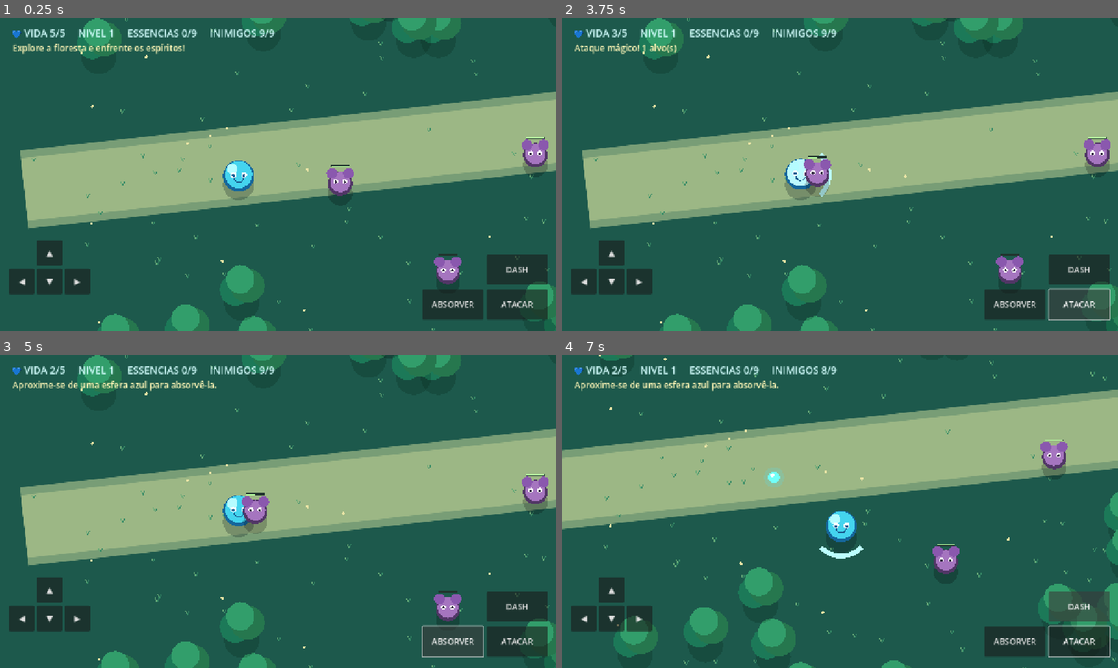
Above: before the commit, frames 1-4 (two rows, left to right).
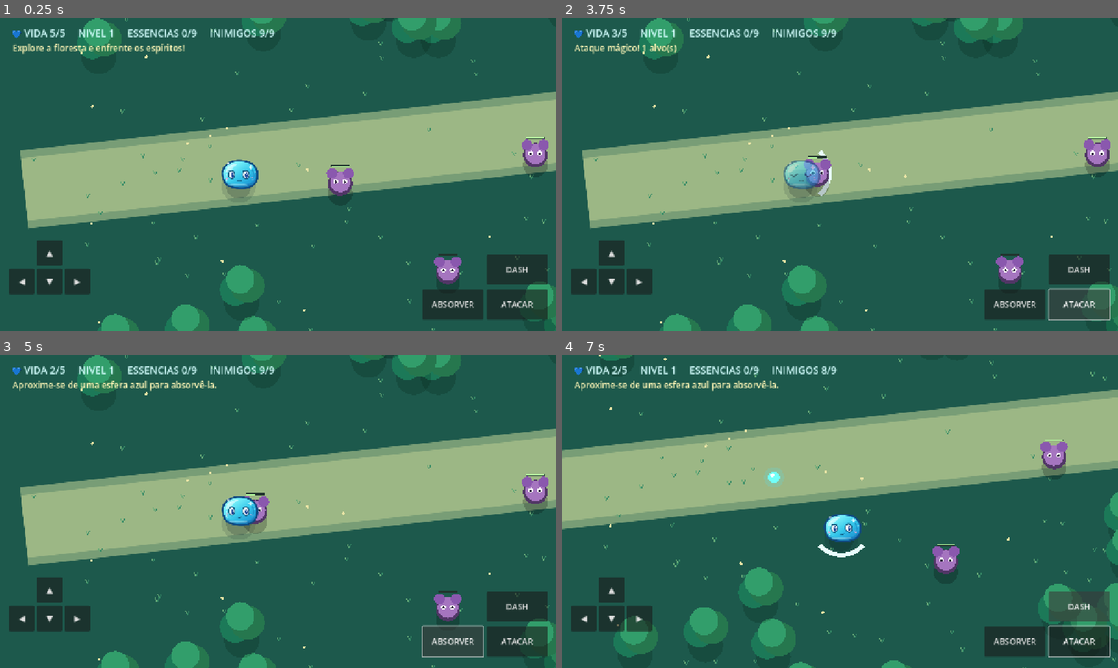
Above: after the commit, the same moments.

Repository: educacaomggovbr00-web/rimuru-slime-rpg
Game: Godot game, scene res://scenes/main.tscn
Two runs of this game, one before a commit and one after it. Both use one fixed random seed, a clock stepped at 60 frames per second and the inputs below.
Inputs:
- Up to frame 1 (0.25 s): no input
- Up to frame 2 (3.75 s): click "▲" at 0.5 s; click "◀" at 1.25 s; click "▼" at 2 s; click "▶" at 2.75 s; click "ATACAR" at 3.5 s
- Up to frame 3 (5 s): click "ABSORVER" at 4.25 s
- Up to frame 4 (7 s): click "DASH" at 5 s; tap Enter at 5.75 s; hold Right 5.78-6.53 s; tap J at 5.85 s; tap Space at 6.02, 6.77 s; hold Down from 6.53 s (still down); tap E at 6.6 s

The runs differ from the first frame. In frame 1, 0.4% of the frame differs, in the area x 39-47%, y 45-56%; in frame 2, 0.6%, in the area x 39-49%, y 42-58%; in frame 3, 0.4%; in frame 4, 0.6%.

Commit message:
feat: render Rimuru slime with animated 2D character sprite

Diff:
--- a/scripts/player.gd
+++ b/scripts/player.gd
@@ -3,6 +3,10 @@
 signal attack_pressed
 signal absorb_pressed
 signal stats_changed
+
+const SLIME_IDLE = preload("res://assets/characters/slime_idle.svg")
+const SLIME_BLINK = preload("res://assets/characters/slime_blink.svg")
+var _slime_sprite: Sprite2D
 
 const SPEED := 230.0
 const DASH_SPEED := 500.0
@@ -25,6 +29,12 @@
 	circle.radius = 23.0
 	hitbox.shape = circle
 	add_child(hitbox)
+	_slime_sprite = Sprite2D.new()
+	_slime_sprite.texture = SLIME_IDLE
+	_slime_sprite.position = Vector2(0, -9)
+	_slime_sprite.scale = Vector2.ONE * 0.52
+	_slime_sprite.z_index = 1
+	add_child(_slime_sprite)
 	var camera := Camera2D.new()
 	camera.zoom = Vector2(1.12, 1.12)
 	camera.position_smoothing_enabled = true
@@ -55,6 +65,16 @@
 		facing = direction.normalized()
 	velocity = direction * (DASH_SPEED if _dash_timer > 0 else SPEED)
 	move_and_slide()
+	# Gentle squash-and-stretch makes the imported character art feel alive.
+	var moving := direction.length_squared() > 0.02
+	var motion_rate := 11.0 if moving else 3.8
+	var bounce := sin(_time * motion_rate)
+	var stretch := bounce * (0.042 if moving else 0.018)
+	_slime_sprite.scale = Vector2(0.52 * (1.0 + stretch), 0.52 * (1.0 - stretch))
+	_slime_sprite.position.y = -9.0 + bounce * (2.8 if moving else 1.5)
+	_slime_sprite.rotation = sin(_time * 8.0) * 0.045 if moving else 0.0
+	_slime_sprite.texture = SLIME_BLINK if fmod(_time, 3.75) > 3.60 else SLIME_IDLE
+	_slime_sprite.modulate = Color(1, 1, 1, 0.55) if _invulnerable > 0.0 and int(_time * 12.0) % 2 == 0 else Color.WHITE
 	global_position = global_position.clamp(Vector2(-1020, -655), Vector2(1020, 655))
 	queue_redraw()
 
@@ -106,15 +126,10 @@
 	return upgrade
 
 func _draw() -> void:
-	var bob := sin(_time * 6.0) * 2.5
-	var fill := Color("#bcfaff") if _invulnerable > 0.0 and int(_time * 12) % 2 == 0 else Color("#44d4ee")
-	draw_circle(Vector2(0, 20), 32, Color(0, 0.04, 0.08, 0.24))
-	draw_circle(Vector2(0, bob), 32, Color("#15669b"))
-	draw_circle(Vector2(0, bob - 3), 28, fill)
-	draw_circle(Vector2(-13, bob - 15), 11, Color("#b5fcff"))
-	for sign in [-1.0, 1.0]:
-		draw_circle(Vector2(sign * 11, bob - 2), 6, Color.WHITE)
-		draw_circle(Vector2(sign * 11, bob - 1), 3, Color("#125b92"))
-	draw_arc(Vector2(0, bob + 3), 10, 0.18, PI - 0.18, 14, Color("#18578b"), 2.0)
-	if _attack_timer > 0:
-		draw_arc(Vector2.ZERO, 58, facing.angle() - 0.8, facing.angle() + 0.8, 24, Color("#bcffff"), 10.0)
+	# Soft ground shadow is drawn behind the imported slime sprite.
+	draw_circle(Vector2(0, 23), 35, Color(0.0, 0.06, 0.12, 0.12))
+	draw_circle(Vector2(0, 23), 26, Color(0.0, 0.05, 0.10, 0.18))
+	if _dash_timer > 0.0:
+		draw_arc(Vector2(0, -3), 44, 0.0, TAU, 40, Color("#b8ffff"), 3.5)
+	if _attack_timer > 0.0:
+		draw_arc(Vector2(0, -3), 59, facing.angle() - 0.85, facing.angle() + 0.85, 30, Color("#e9ffff"), 9.0)
